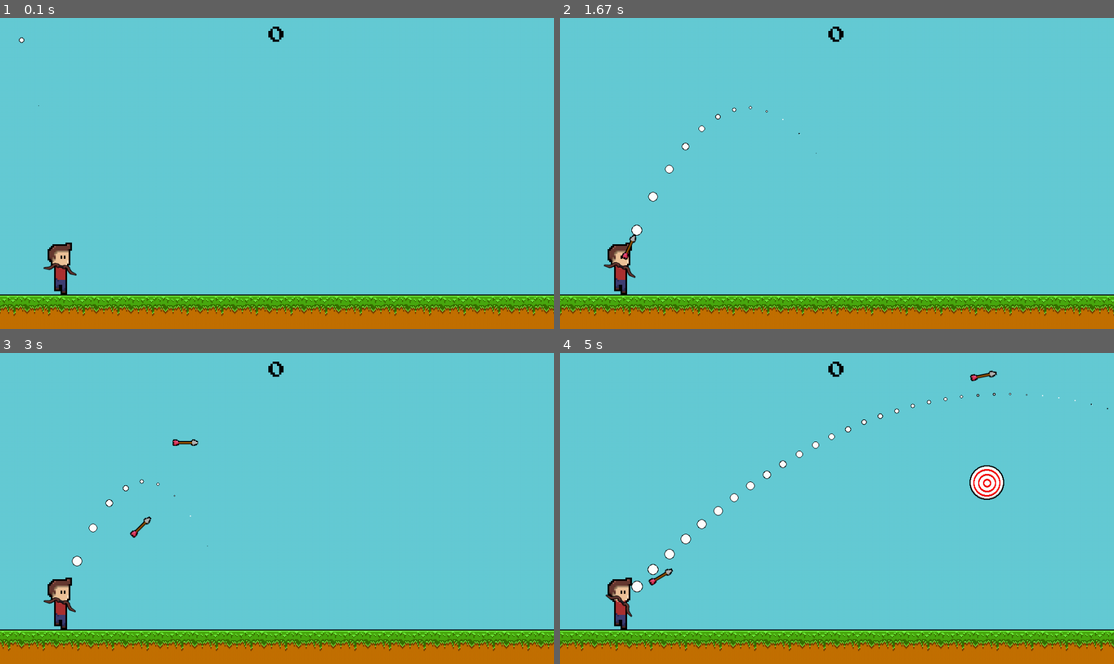
Above: before the commit, frames 1-4 (two rows, left to right).
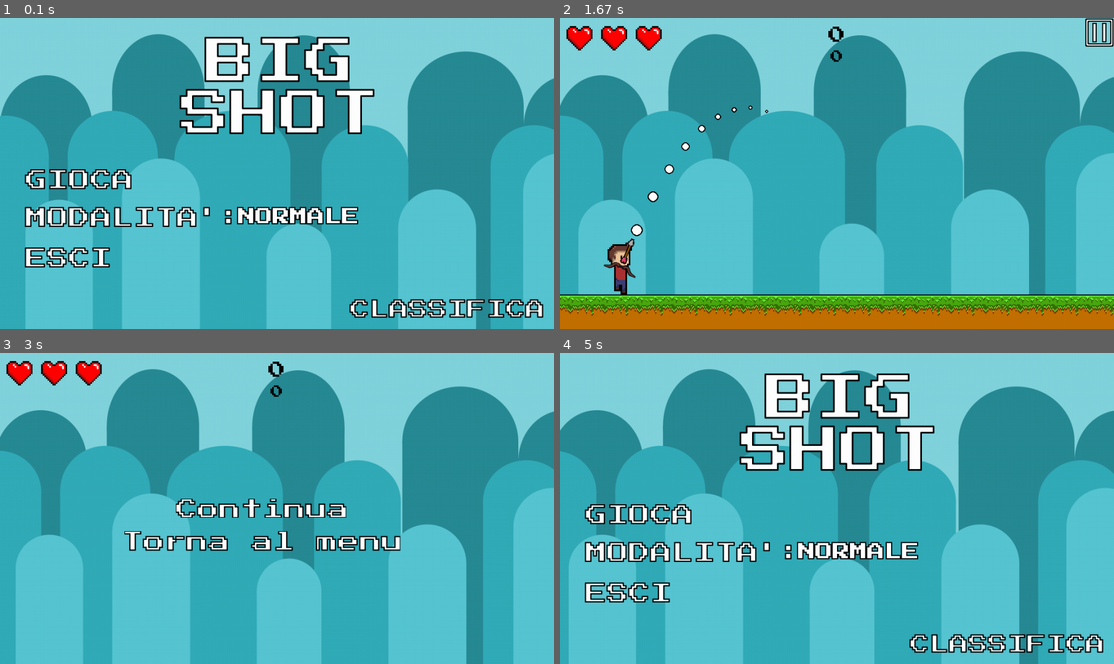
Above: after the commit, the same moments.

Repository: GabrieleFerrante/barraCatalanoFerranteRussoPy
Game: pygame game, started from main.py
The game is run twice, just before and just after one commit, with the same random seed, the same clock (stepped at 60 frames per second) and the same inputs.
Inputs (mouse positions are in pixels of both pictures, inside the frame that each line leads up to):
- Up to frame 1 (0.1 s): no input
- Up to frame 2 (1.67 s): click (637, 179) at 0.38 s; press the mouse at (1097, 33) at 0.7 s; move the mouse to (1047, 114) at 0.8 s; release the mouse at (997, 195) at 0.93 s; hold Esc 1-1.47 s; click (759, 108) at 1.55 s
- Up to frame 3 (3 s): hold Esc 1.83-2.3 s; press the mouse at (260, 508) at 2.37 s; move the mouse to (271, 564) at 2.47 s; release the mouse at (282, 623) at 2.6 s; press the mouse at (537, 368) at 2.7 s; move the mouse to (349, 424) at 2.8 s; release the mouse at (155, 483) at 2.93 s
- Up to frame 4 (5 s): press the mouse at (820, 542) at 3.03 s; move the mouse to (737, 477) at 3.13 s; release the mouse at (659, 412) at 3.27 s; click (637, 514) at 3.38 s; press the mouse at (1097, 368) at 3.7 s; move the mouse to (969, 408) at 3.8 s; release the mouse at (842, 449) at 3.93 s; press the mouse at (820, 508) at 4.03 s; move the mouse to (825, 527) at 4.13 s; release the mouse at (825, 545) at 4.27 s; press the mouse at (1097, 368) at 4.37 s; move the mouse to (881, 393) at 4.47 s; release the mouse at (665, 421) at 4.6 s; press the mouse at (820, 542) at 4.7 s; move the mouse to (925, 468) at 4.8 s; release the mouse at (1030, 393) at 4.93 s

The runs differ from the first frame. In frame 1, 84% of the frame differs, in the area x 0-100%, y 0-100%; in frame 2, 73%; in frame 3, 82%; in frame 4, 82%.

Commit message:
Versione 0.4.0

Diff:
--- a/assets/classes.py
+++ b/assets/classes.py
@@ -1,6 +1,5 @@
 import os
 from pathlib import Path
-from tokenize import group
 import pygame
 from random import randint
 from math import *
@@ -32,6 +31,7 @@
 basefolder = str(Path(__file__).parent)
 
 WIDTH, HEIGHT = 1024, 576
+_acceleration = 3
 
 class Spritesheet:
     '''Classe per le spritesheet
@@ -42,7 +42,7 @@
     def __init__(self, filename, size, horizontal=True):
         self.filename = filename
         self.size = size
-        self.sprite_sheet = pygame.image.load(self.filename).convert()
+        self.sprite_sheet = pygame.image.load(self.filename).convert_alpha()
         if horizontal:
             self.frames = self.sprite_sheet.get_width() // self.size
         else:
@@ -99,7 +99,7 @@
 class Target(pygame.sprite.Sprite):
     '''Classe del bersaglio'''
 
-    def __init__(self, x, y, group, acceleration=0.2):
+    def __init__(self, x, y, group, acceleration=_acceleration):
         '''Costruttore del bersaglio
 
         x: Posizione x del bersaglio
@@ -111,7 +111,7 @@
         self.x, self.y = x, y
         self.image = pygame.image.load(
             os.path.join(basefolder, 'sprites', 'target.png')
-        )
+        ).convert_alpha()
         self.rect = self.image.get_rect()
         self.mask = pygame.mask.from_surface(self.image)
         self.speed = 0
@@ -127,16 +127,18 @@
 
         screen.blit(self.image, (self.x, self.y))
 
-    def update(self, delta=1):
+    def update(self, state, delta=1):
         '''Aggiorna la posizione del bersaglio'''
 
-        self.speed -= self.acceleration * delta
-        self.x += int(self.speed)
-        self.rect.center = self.x, self.y
+
+        if state != 2:
+            self.speed -= self.acceleration * delta
+            self.x += int(self.speed)
+            self.rect.center = self.x, self.y
         if self.speed < -1:
             self.speed = 0
 
-        if self.rect.right == 0:
+        if self.rect.right <= 0:
             self.destroy()
             return True
         else:
@@ -192,7 +194,7 @@
         super().__init__()
         self.image = pygame.image.load(
             os.path.join(basefolder, 'sprites', 'arrow.png')
-        )
+        ).convert_alpha()
         self.image = pygame.transform.scale(self.image, (48, 48))
         self.rect = self.image.get_rect()
         self.rect.x = -self.rect.width
@@ -250,7 +252,6 @@
                 counter_increase = 0.15
             self.counter += counter_increase
 
-        print(self.angle)
 
         if (self.rect.bottom >= HEIGHT - 64) or self.counter >= len(self.trajectory):
             self.destroy()
@@ -295,22 +296,20 @@
             return True
 
 
-class Ground:
-    '''Classe del terreno'''
-
-    def __init__(self, x, y, acceleration=0.2):
-        '''Costruttore del terreno'''
-
-        self.image = pygame.image.load(
-            os.path.join(basefolder, 'sprites', 'ground.png')
-        )
+class ScrollingElement:
+    '''Classe di un elemento scorrevole'''
+
+    def __init__(self, x, y, image, acceleration=_acceleration):
+        '''Costruttore dell'elemento'''
+
+        self.image = image
         self.rect = self.image.get_rect()
         self.rect.topleft = x, y
         self.speed = 0
         self.acceleration = acceleration
 
     def draw(self, screen):
-        '''Disegna il terreno
+        '''Disegna l'elemento
 
         screen: Riferimento alla finestra di gioco
         '''
@@ -320,12 +319,71 @@
         screen.blit(self.image, self.rect)
         screen.blit(self.image, offset_rect)
 
-    def update(self, delta=1):
-        '''Aggiorna la posizione del terreno'''
-
-        self.speed -= self.acceleration * delta
-        self.rect.x += int(self.speed)
+    def update(self, state, delta=1):
+        '''Aggiorna la posizione dell'elemento'''
+
+        if state != 2:
+            self.speed -= self.acceleration * delta
+            self.rect.x += int(self.speed)
         if self.speed < -1:
             self.speed = 0
         if self.rect.right <= 0:
             self.rect.left = 0
+
+
+class Sky:
+    '''Classe del cielo'''
+
+    def __init__(self):
+        '''Costruttore del cielo'''
+
+        layer1_image = pygame.image.load(os.path.join(basefolder, 'sprites', 'background', 'layer1.png')).convert_alpha()
+        layer2_image = pygame.image.load(os.path.join(basefolder, 'sprites', 'background', 'layer2.png')).convert_alpha()
+        layer3_image = pygame.image.load(os.path.join(basefolder, 'sprites', 'background', 'layer3.png')).convert_alpha()
+
+        self.layer3 = ScrollingElement(0, 30, layer3_image, 0.10)
+        self.layer2 = ScrollingElement(-70, 172, layer2_image, 0.14)
+        self.layer1 = ScrollingElement(47, 250, layer1_image, 0.18)
+
+    def draw(self, screen):
+        '''Disegna il cielo'''
+
+        self.layer3.draw(screen)
+        self.layer2.draw(screen)
+        self.layer1.draw(screen)
+
+    def update(self, state):
+        '''Aggiorna le posizioni del cielo'''
+
+        self.layer1.update(state)
+        self.layer2.update(state)
+        self.layer3.update(state)
+
+
+class BaseButton:
+    '''Classe base del bottone'''
+
+    def __init__(self, x, y, image, command=None, scale=1) -> None:
+        '''Costruttore del bottone'''
+
+        width = image.get_width()
+        height = image.get_height()
+        self.image = pygame.transform.scale(image, (int(width * scale), int(height * scale)))
+        self.rect = self.image.get_rect()
+        self.rect.topleft = (x, y)
+        self.command = command
+        self.clicked = False
+
+    def draw(self, screen):
+        mouse_pos = pygame.math.Vector2(pygame.mouse.get_pos())
+
+        if self.rect.collidepoint(mouse_pos):
+            if pygame.mouse.get_pressed()[0] == 1 and self.clicked == False:
+                self.clicked = True
+                if self.command:
+                    self.command()
+
+        if pygame.mouse.get_pressed()[0] == 0:
+            self.clicked = False
+
+        screen.blit(self.image, (self.rect.x, self.rect.y))
--- a/main.py
+++ b/main.py
@@ -5,7 +5,7 @@
 from math import *
 from random import randint
 from coniche.parabola import Parabola
-from assets.classes import Player, Arrow, Target, Ground, rot_from_zero, map_range
+from assets.classes import Player, Arrow, Target, ScrollingElement, Sky, BaseButton, rot_from_zero, map_range
 
 
 basefolder = str(Path(__file__).parent)
@@ -13,21 +13,33 @@
 
 class Game:
     '''Classe del gioco'''
+
 
     def __init__(self):
         '''Costruttore della classe di gioco'''
         pygame.init()
 
         self.WIDTH, self.HEIGHT = 1024, 576
+        self.DIFFICULTIES = ['FACILE', 'NORMALE', 'DIFFICILE']
+        self.difficulty = 1
         self.screen = pygame.display.set_mode((self.WIDTH, self.HEIGHT))
         pygame.display.set_caption('Gioco Pygame')
         self.score = [0]
+        self.high_scores = [0, 0, 0]
         self.lives = 3
         self.debug_mode = False
+
+        self.STATES = {'MENU': 0, 'GAME': 1, 'PAUSED': 2, 'END': 3}
+        self.state = self.STATES['MENU']
+
         self.clock = pygame.time.Clock()
-        self.font_obj = pygame.font.Font(
+        self.frame_counter = 0
+        self.font32 = pygame.font.Font(
             os.path.join(basefolder, 'assets', 'font.ttf'), 32)
-
+        self.font24 = pygame.font.Font(
+            os.path.join(basefolder, 'assets', 'font.ttf'), 24)
+
+        # Inizializza il giocatore
         self.player = Player(64, self.HEIGHT - (64 + 96), os.path.join(
             basefolder, 'assets', 'sprites', 'player.png'), 32, 96, 96)
 
@@ -37,13 +49,14 @@
         self.previous_target_ticks = pygame.time.get_ticks()
 
         # Inizializza il terreno
-        self.ground = Ground(0, self.HEIGHT-64)
-
-        self.frame_counter = 0
+        self.ground = ScrollingElement(0, self.HEIGHT-64, pygame.image.load(os.path.join(basefolder, 'assets', 'sprites', 'ground.png')).convert_alpha())
+
+        # Inizializza il cielo
+        self.sky = Sky()
 
         # Inizializza l'arco
         self.bow = pygame.image.load(os.path.join(
-            basefolder, 'assets', 'sprites', 'bow.png'))
+            basefolder, 'assets', 'sprites', 'bow.png')).convert_alpha()
         self.angle = 0
 
         # Inizializza le frecce
@@ -58,6 +71,9 @@
         trajectory: La traiettoria parabolica
         mouse_pos: Posizione del mouse
         '''
+
+        if mouse_pos.x <= self.player.rect.centerx:
+            return
         arrow_shot = Arrow.arrow_spawner(self.arrows, ticks - self.previous_fire_ticks, self.fire_rate, trajectory, mouse_pos)
         if arrow_shot:
             self.previous_fire_ticks = ticks
@@ -69,25 +85,28 @@
         trajectory: La traiettoria parabolica
         '''
 
-        self.screen.fill((101, 203, 214))
+        self.screen.fill((129, 212, 221))
+        self.sky.draw(self.screen)
 
         self.player.draw(self.screen, self.frame_counter, 12)
         for target in list(self.targets)[::-1]:
             target.draw(self.screen)
+
+        for i in range(len(trajectory)):
+            if i % 30 == 0 and i != 0:
+                decrement = map_range(i, 0, len(trajectory) // 2 - 1, 20, 0)
+                rect1 = pygame.Rect(-100, 0, decrement + 4, decrement + 4)
+                rect2 = pygame.Rect(-100, 0, decrement, decrement)
+                rect1.center = trajectory[i]
+                rect2.center = trajectory[i]
+                if rect2.width > 0:
+                    pygame.draw.ellipse(self.screen, (0, 0, 0), rect1)
+                    pygame.draw.ellipse(self.screen, (255, 255, 255), rect2)
+
         for arrow in list(self.arrows)[::-1]:
             arrow.draw(self.screen)
         self.ground.draw(self.screen)
         self.draw_bow(trajectory)
-
-        for i in range(len(trajectory)):
-            if i % 30 == 0 and i != 0:
-                decrement = map_range(i, 0, len(trajectory) / 2 - 1, 20, 0)
-                rect1 = pygame.Rect(-100, 0, decrement + 2, decrement + 2)
-                rect2 = pygame.Rect(-100, 0, decrement, decrement)
-                rect1.center = trajectory[i]
-                rect2.center = trajectory[i]
-                pygame.draw.ellipse(self.screen, (0, 0, 0), rect1)
-                pygame.draw.ellipse(self.screen, (255, 255, 255), rect2)
 
 
     def draw_bow(self, trajectory):
@@ -124,12 +143,20 @@
         '''
         for event in pygame.event.get():
             if event.type == pygame.QUIT:
-                sys.exit()
+                self.quit()
             elif event.type == pygame.KEYDOWN:
                 if event.key == pygame.K_BACKSLASH:
                     self.debug_mode = not self.debug_mode
+                elif event.key == pygame.K_ESCAPE:
+                    self.set_state('PAUSED')
             elif event.type == pygame.MOUSEBUTTONDOWN:
                 self.shoot(ticks, trajectory, mouse_pos)
+
+    def quit(self):
+        sys.exit()
+
+    def set_state(self, state):
+        self.state = self.STATES[state]
 
     def calculate_trajectory(self, mouse_pos):
         '''Calcola la traiettoria
@@ -146,12 +173,90 @@
             self.player.rect.centerx, mouse_pos.x * 2)]
         return trajectory
 
+    def cycle_difficulty(self):
+        '''Cambia la difficoltà'''
+
+        self.difficulty += 1
+        if self.difficulty >= len(self.DIFFICULTIES):
+            self.difficulty = 0
+
+        self.lives = 5 - (2 * self.difficulty)
+
+    def start(self):
+        self.set_state('GAME')
+
+        self.targets.empty()
+        self.arrows.empty()
+
+        self.score[0] = 0
+        self.lives = 5 - (2 * self.difficulty)
+
+    def main_menu(self):
+        '''Schermata principale'''
+        title_image = pygame.image.load(os.path.join(basefolder, 'assets', 'sprites', 'mainmenu', 'title.png')).convert_alpha()
+        title_rect = title_image.get_rect()
+        title_y = 32
+        title_rect.topleft = (332, title_y)
+
+
+        play_image = pygame.image.load(os.path.join(basefolder, 'assets', 'sprites', 'mainmenu', 'play.png')).convert_alpha()
+        mode_image = pygame.image.load(os.path.join(basefolder, 'assets', 'sprites', 'mainmenu', 'mode.png')).convert_alpha()
+        quit_image = pygame.image.load(os.path.join(basefolder, 'assets', 'sprites', 'mainmenu', 'quit.png')).convert_alpha()
+        leaderboard_image = pygame.image.load(os.path.join(basefolder, 'assets', 'sprites', 'mainmenu', 'leaderboard.png')).convert_alpha()
+
+
+        play_button = BaseButton(46, 280, play_image, self.start)
+        mode_button = BaseButton(46, 350, mode_image, self.cycle_difficulty)
+        quit_button = BaseButton(46, 425, quit_image, sys.exit)
+        leaderboard_button = BaseButton(646, 521, leaderboard_image, lambda: print('LEADERBOARD'))
+
+        mode_text_coords = (mode_button.rect.left + mode_button.image.get_width() + 12, mode_button.rect.centery)
+
+
+        time = 0
+
+        while self.state == self.STATES['MENU']:
+
+            dt = self.clock.tick(60)
+            time += dt
+
+            for event in pygame.event.get():
+                if event.type == pygame.QUIT:
+                    sys.exit()
+
+            title_rect.y = title_y + (sin(time / 250) * 10)
+
+            self.screen.fill((129, 212, 221))
+            self.sky.update(self.state)
+            self.sky.draw(self.screen)
+            self.screen.blit(title_image, title_rect)
+            play_button.draw(self.screen)
+            mode_button.draw(self.screen)
+            quit_button.draw(self.screen)
+            leaderboard_button.draw(self.screen)
+
+            mode_label = self.font32.render(self.DIFFICULTIES[self.difficulty], False, (255,255,255))
+            outline = self.font32.render(self.DIFFICULTIES[self.difficulty], False, (0,0,0))
+            mode_rect = mode_label.get_rect()
+            mode_rect.left = mode_text_coords[0]
+            mode_rect.centery = mode_text_coords[1]
+
+            outline_width = 2.5
+            self.screen.blit(outline, mode_rect.move(-outline_width, -outline_width))
+            self.screen.blit(outline, mode_rect.move(outline_width, -outline_width))
+            self.screen.blit(outline, mode_rect.move(outline_width, outline_width))
+            self.screen.blit(outline, mode_rect.move(-outline_width, outline_width))
+            self.screen.blit(mode_label, mode_rect)
+
+            pygame.display.update()
+
     def gameloop(self):
         '''Loop di gioco'''
 
-        while self.lives > 0:
+        while self.state == self.STATES['GAME']:
 
             dt = self.clock.tick(60)
+
 
             current_ticks = pygame.time.get_ticks()
             mouse_pos = pygame.Vector2(pygame.mouse.get_pos())
@@ -159,7 +264,10 @@
                 mouse_pos.x if mouse_pos.x != self.player.rect.centerx else mouse_pos.x + 1
             )
 
+            self.sky.update(self.state)
+
             trajectory = self.calculate_trajectory(mouse_pos)
+
 
             # Gestione dei bersagli
             target_spawned = Target.target_spawner(self.targets, current_ticks - self.previous_target_ticks, self.targets_spawn_time)
@@ -167,39 +275,90 @@
                 self.previous_target_ticks = current_ticks
 
             for i in list(self.targets)[::-1]:
-                out_of_screen = i.update(dt)
+                out_of_screen = i.update(dt, self.state)
                 if out_of_screen:
+                    print('OUT OF SCREEN')
                     self.lives -= 1
                 # Aggiorna i bersagli
 
             # Aggiorna il terreno
-            self.ground.update(dt)
-
-            self.input(current_ticks, trajectory, mouse_pos)
+            self.ground.update(dt, self.state)
 
             # Gestione delle frecce
             for i in list(self.arrows)[::-1]:
+                # Aggiorna tutte le frecce
                 i.check_collisions(self.targets, self.score)
                 i.update(self.player)
-                # Aggiorna tutte le frecce
+
+            self.input(current_ticks, trajectory, mouse_pos)
+            self.draw_all(trajectory)
+            self.hud()
 
             # Debug mode
             if self.debug_mode:
                 self.debug(mouse_pos, trajectory)
 
-            self.draw_all(trajectory)
+
+            pygame.display.update()
+
+            if self.score[0] > self.high_scores[self.difficulty]:
+                self.high_scores[self.difficulty] = self.score[0]
+
+            self.frame_counter += 1
+            if self.lives <= 0:
+                self.set_state('MENU')
+
+    def pause(self):
+
+        continue_image = pygame.image.load(os.path.join(basefolder, 'assets', 'sprites', 'pausemenu', 'continue.png')).convert_alpha()
+        menu_image = pygame.image.load(os.path.join(basefolder, 'assets', 'sprites', 'pausemenu', 'menu.png')).convert_alpha()
+
+        continue_button = BaseButton(325, 270, continue_image, lambda: self.set_state('GAME'))
+        menu_button = BaseButton(230, 330, menu_image, lambda: self.set_state('MENU'))
+
+
+        while self.state == self.STATES['PAUSED']:
+
+            self.screen.fill((129, 212, 221))
+            self.sky.draw(self.screen)
             self.hud()
-
+            continue_button.draw(self.screen)
+            menu_button.draw(self.screen)
+
+            for event in pygame.event.get():
+                if event.type == pygame.QUIT:
+                    self.quit()
+                elif event.type == pygame.KEYDOWN:
+                    if event.key == pygame.K_ESCAPE:
+                        self.set_state('GAME')
             pygame.display.update()
 
-            self.frame_counter += 1
+
+
 
     def hud(self):
         '''Disegna e gestisci la HUD'''
 
-        score_label = self.font_obj.render(f"{self.score[0]}", 1, (0, 0, 0))
+        score_label = self.font32.render(f"{self.score[0]}", 1, (0, 0, 0))
         score_rect = score_label.get_rect(center=(self.WIDTH/2, 32))
+
+        high_score_label = self.font24.render(f"{self.high_scores[self.difficulty]}", 1, (0, 0, 0))
+        high_score_rect = high_score_label.get_rect(center=(self.WIDTH/2, 72))
+
+        life_image = pygame.image.load(os.path.join(basefolder, 'assets', 'sprites', 'life.png')).convert_alpha()
+        life_rect = life_image.get_rect()
+        life_rect.topleft = (4, 4)
+        for i in range(self.lives):
+            self.screen.blit(life_image, life_rect.move(i * life_rect.width, 0))
+
+        pause_image = pygame.image.load(os.path.join(basefolder, 'assets', 'sprites', 'pausemenu', 'pause_button.png')).convert_alpha()
+        pause_button = BaseButton(self.WIDTH - pause_image.get_width() - 1, 1, pause_image, lambda: self.set_state('PAUSED'))
+
         self.screen.blit(score_label, score_rect)
+        self.screen.blit(high_score_label, high_score_rect)
+        if self.state != self.STATES['PAUSED']:
+            pause_button.draw(self.screen)
+
 
     def debug(self, mouse_pos, trajectory):
         '''Modalità debug
@@ -223,8 +382,14 @@
                         self.player.rect.centerx) - 15, self.HEIGHT - 15, 30, 30),
         )
 
+    def mainloop(self):
+        while True:
+            self.main_menu()
+            self.gameloop()
+            self.pause()
+
 
 if __name__ == '__main__':
     gm = Game()
 
-    gm.gameloop()
+    gm.mainloop()
Binary file added: assets/sprites/background/layer1.png
Binary file added: assets/sprites/background/layer2.png
Binary file added: assets/sprites/background/layer3.png
Binary file removed: assets/sprites/ground_frames/ground_00.png
Binary file removed: assets/sprites/ground_frames/ground_01.png
Binary file removed: assets/sprites/ground_frames/ground_02.png
Binary file removed: assets/sprites/ground_frames/ground_03.png
Binary file removed: assets/sprites/ground_frames/ground_04.png
Binary file removed: assets/sprites/ground_frames/ground_05.png
Binary file removed: assets/sprites/ground_frames/ground_06.png
Binary file removed: assets/sprites/ground_frames/ground_07.png
Binary file removed: assets/sprites/ground_frames/ground_08.png
(and 35 more such lines)
